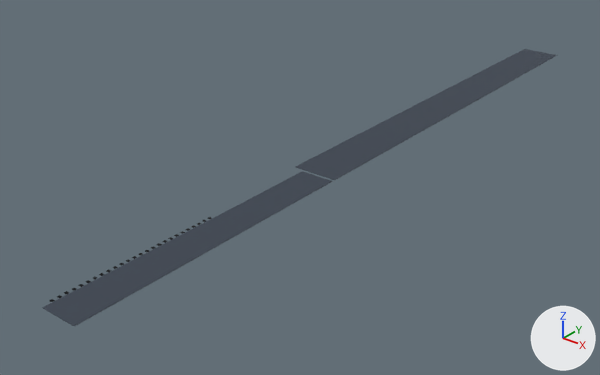
An edit to the glTF model godot/assets/models/tt_pool_deck_finish_d.glb, drawn before and after from the same camera.
Rendered twice from a 50 mm lens placed at (18.3, -28.3, 14.0), pointed at (-2.0, -2.8, -1.8). The lights are fixed; the arrows at lower right show +X, +Y and +Z. The older version comes first. Objects named as collision shapes, trigger or cutter boxes, shadow casters or lower levels of detail are left out.

The first picture shows 'Deck_Terrazzo' and 1 more.
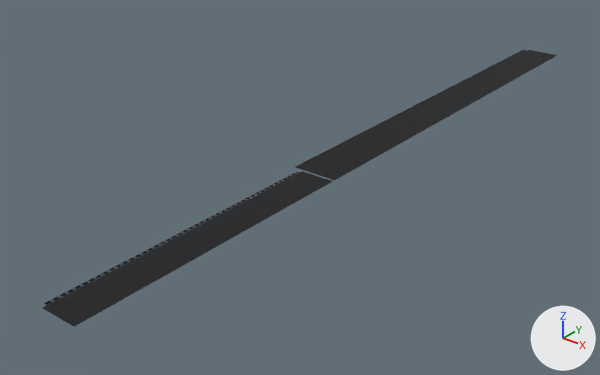
What differs and where, as boxes (x1, y1, x2, y2) in the pictures (600 x 375 px):
```json
{"object": "Deck_Terrazzo", "change": "surface changed", "before": [42, 50, 557, 326], "after": [42, 50, 557, 326]}
{"object": "Gutter_DarkSlot", "change": "added", "after": [44, 172, 299, 305]}
```

Scene script edits in JSON lines:
```json
{"block": "mat_tt_carbonslate", "where": "n3 = _N.new('ShaderNodeTexImage'); n3.name = 'Image Texture'"}
{"op": "set", "path": "n3.image", "old": "img_image_1", "new": "img_image_0"}
{"op": "add", "block": "mat_tt_gunmetal", "code": ["mat_tt_gunmetal = bpy.data.materials.new('TT_Gunmetal')", "# colours: dark grey #5a6069", "# uses the picture img_image_0"]}
{"op": "add", "block": "me_gutter_darkslot", "code": ["me_gutter_darkslot = bpy.data.meshes.new('Gutter_DarkSlot')", "me_gutter_darkslot.from_pydata(...)  # 10 vertices, 16 faces; spans x -0.65..-0.53, y -16.75..-4.75, z 0.0..0.01", "me_gutter_darkslot.materials.append(mat_tt_gunmetal)"]}
{"op": "add", "block": "ob_gutter_darkslot", "code": ["ob_gutter_darkslot = bpy.data.objects.new('Gutter_DarkSlot', me_gutter_darkslot)", "ob_gutter_darkslot.location = (0.0, 0.0, 0.0)"]}
```
